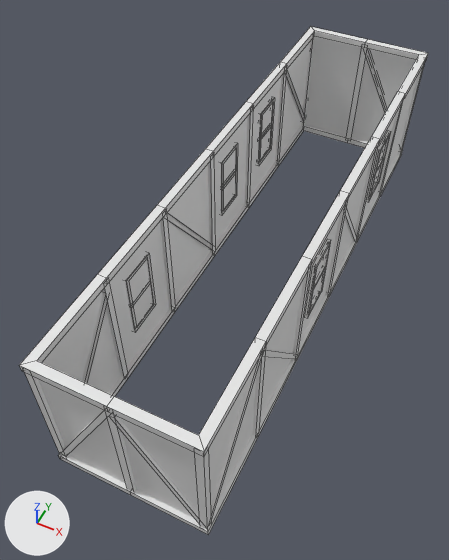
An edit to the OBJ model Unity/Level Design/Assets/Building Models/FirstFloor/Floor 1 4x16.obj, drawn before and after from the same camera.
Camera for both pictures: a 50 mm lens placed at (4.81, -12.67, 14.71), pointed at (-0.69, -1.66, 0.95). Every picture has the same lights, and +X, +Y and +Z are marked at lower left. Mesh edges are drawn as thin lines. Where no turn or scale is listed for an object, it has been applied to the vertices.

Objects in the first picture: 'Floor 1 4x16'.
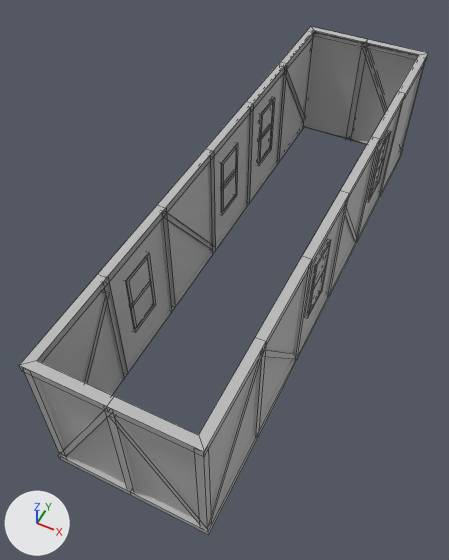
What the commit changed:
Material 'initialShadingGroup' (mat_initialshadinggroup) is new.
Its base color is (0.5, 0.5, 0.5) (grey #bcbcbc).
Its roughness is 1.0.
me_floor_1_4x16 is used by ob_floor_1_4x16; location (0.0, 0.0, 0.0).
me_floor_1_4x16 had 476 vertices, 335 faces and spanned x -2.1..2.1, y -8.1..8.1, z -0.1..4.1.
me_floor_1_4x16 now has 460 vertices, 243 faces and spans x -2.1..2.1, y -8.1..8.1, z -0.1..4.1.
Part 1, on me_floor_1_4x16:
16 vertices are removed from x -1.9..1.9, y -7.9..7.9, z -0.1.
117 faces are deleted.
25 new faces join them.
me_floor_1_4x16 part 2: 218 faces spanning x -2.1..2.1, y -8.1..8.1, z -0.1..4.1 switch from no material to mat_initialshadinggroup (grey #bcbcbc).

What differs and where, as boxes (x1, y1, x2, y2) in the pictures (449 x 560 px):
part 1 of me_floor_1_4x16, cut back
    before: (37, 31, 418, 396)
    after: (128, 102, 389, 332)
part 2 of me_floor_1_4x16, recoloured
    both: (19, 27, 428, 535)
